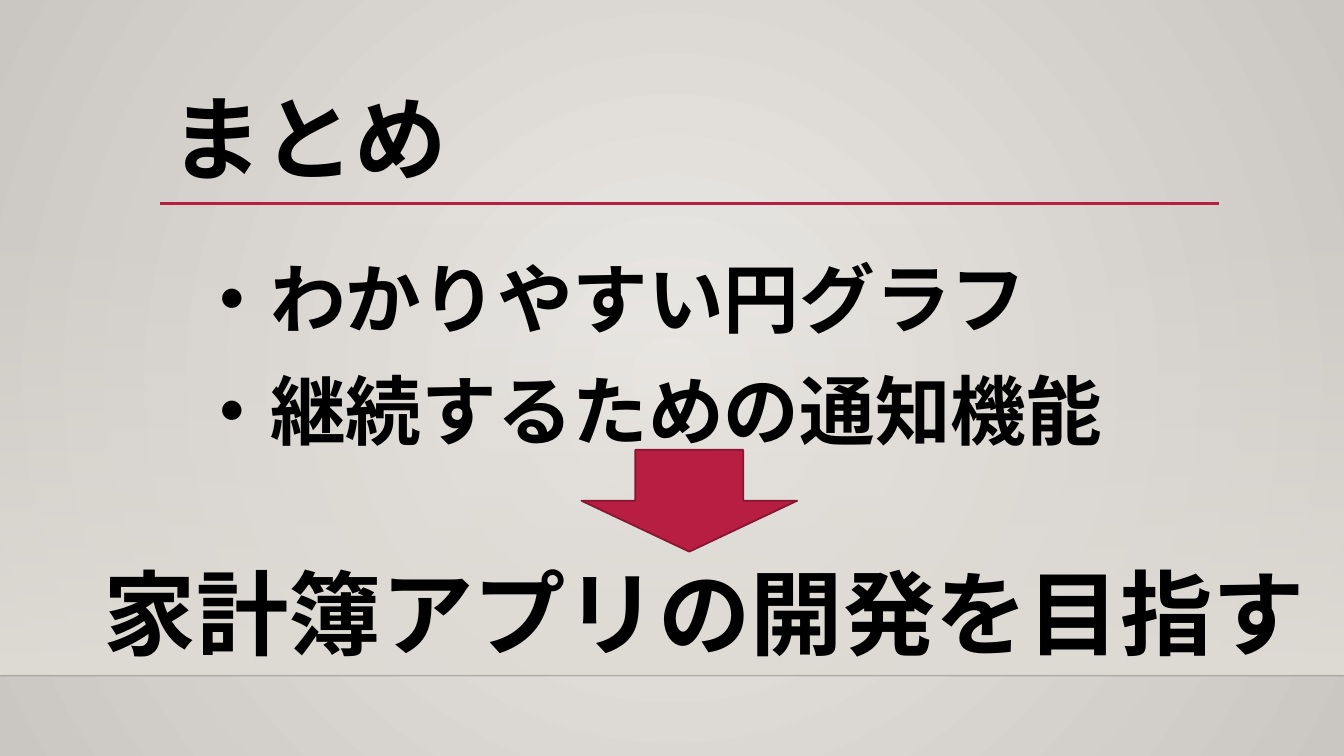
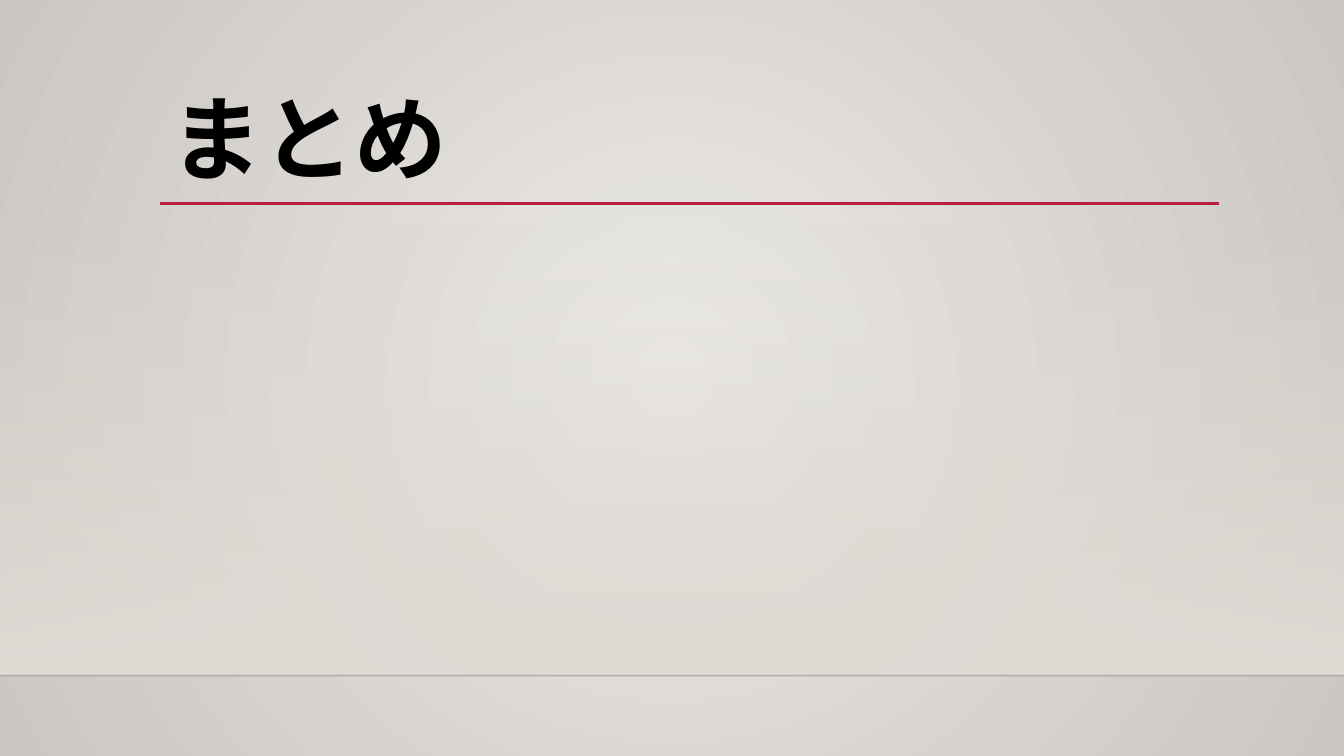
Before and after one commit to ShunjiYamamoto/groupA, a slide deck: slide 7 of 9.発表資料/グループディスカッション_グループA.pptx (slide 9 before the commit). Drawn at 1344x756 pixels with LibreOffice and Linux fonts; fonts in the diff are those of the drawing; background and template pictures are left out. Boxes give left, top, right and bottom in pixels: in the first picture for what was removed or moved away, otherwise in the second. Text is boxed around its words. In the diff, an @@ line names an element or a change of style, - is before the commit and + after.

```diff
--- a/9.発表資料/グループディスカッション_グループA.pptx
+++ b/9.発表資料/グループディスカッション_グループA.pptx
@@ text removed at box(195, 262, 1027, 334) @@
-・わかりやすい円グラフ
@@ text removed at box(195, 374, 1102, 457) @@
-・継続するための通知機能
@@ down arrow removed at box(582, 450, 798, 552) @@
@@ text removed at box(104, 569, 1305, 657) @@
-家計簿アプリの開発を目指す
```
Also in this commit, not shown: 2 slides added, 5 slides removed, 1 other file.
